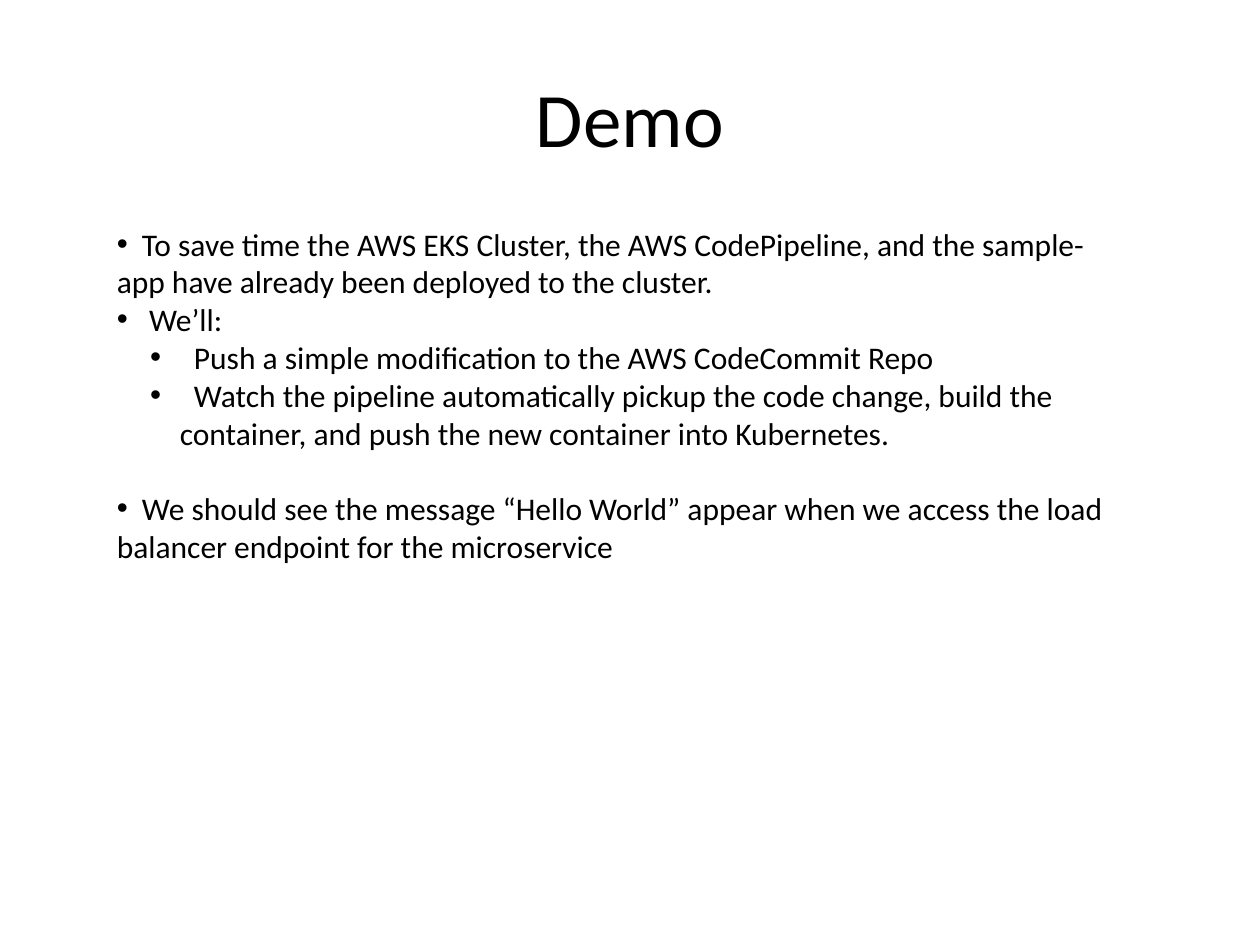
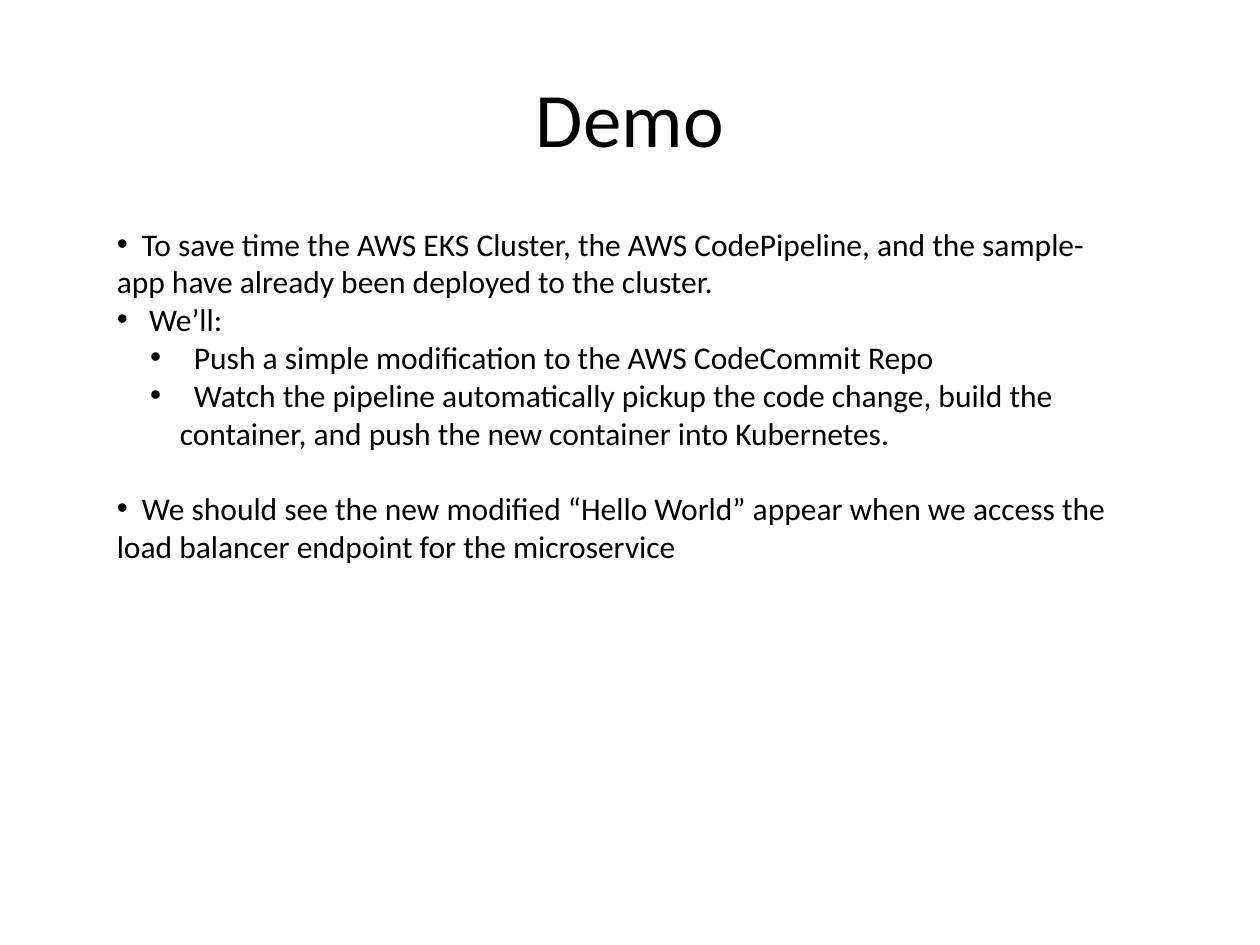
Before and after one commit to kskalvar/aws-eks-pipeline-quickstart, a slide deck: slide 11 of slides/AWS-Public-Summit-EKS-Pipeline-QuickStart.pptx. Drawn at 1260x945 pixels with LibreOffice and Linux fonts; fonts in the diff are those of the drawing; background and template pictures are left out. Boxes give left, top, right and bottom in pixels: in the first picture for what was removed or moved away, otherwise in the second. Text is boxed around its words. In the diff, an @@ line names an element or a change of style, - is before the commit and + after.

```diff
--- a/slides/AWS-Public-Summit-EKS-Pipeline-QuickStart.pptx
+++ b/slides/AWS-Public-Summit-EKS-Pipeline-QuickStart.pptx
@@ text at [117,497,1105,563]: text changed @@
-• We should see the message “Hello World” appear when we access the load balancer endpoint for the microservice
+• We should see the new modified “Hello World” appear when we access the load balancer endpoint for the microservice
```
Also in this commit, not shown: 6 other slides changed.
